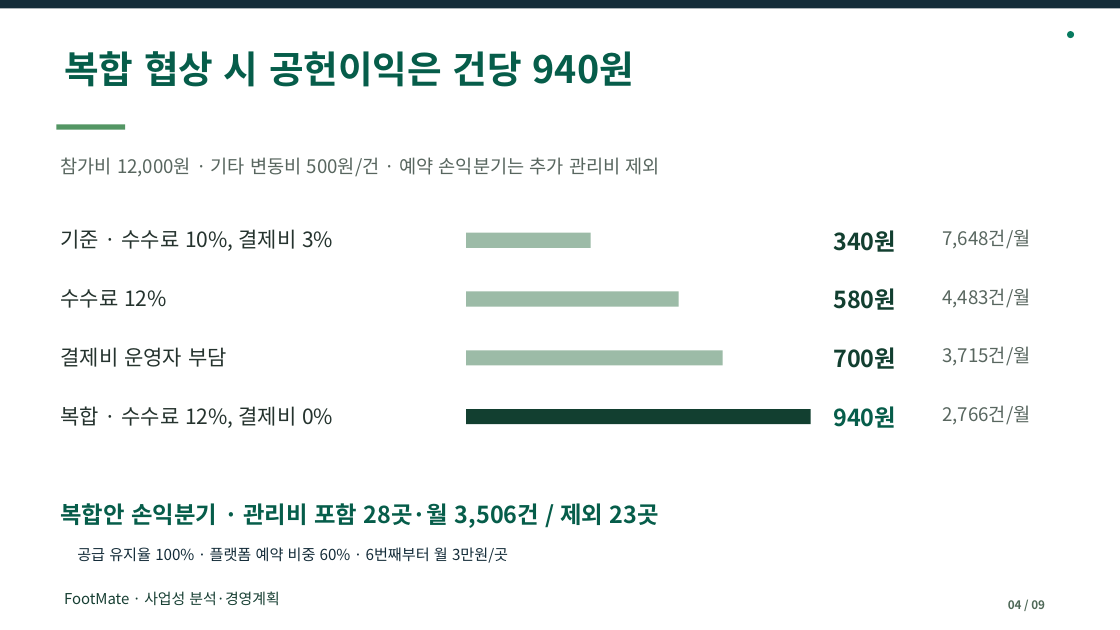
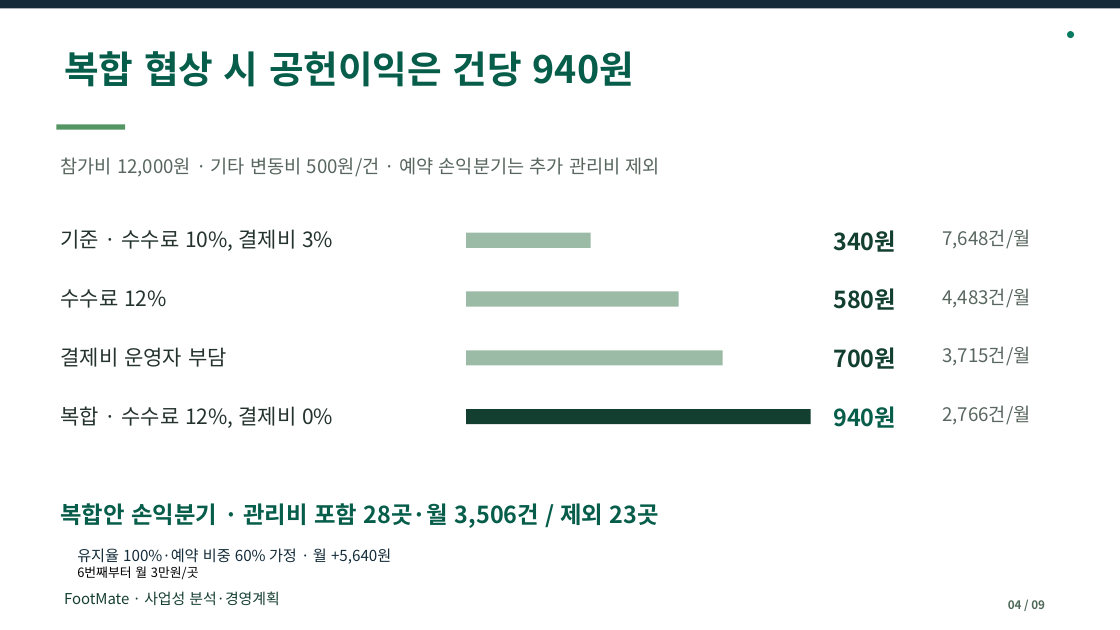
Before and after one commit to dohyunkimmm/footmate-case-study, a slide deck: slide 4 of src/case-study/downloads/footmate_report.pptx. Drawn at 1120x630 pixels with LibreOffice and Linux fonts; fonts in the diff are those of the drawing. Boxes give left, top, right and bottom in pixels: in the first picture for what was removed or moved away, otherwise in the second. Text is boxed around its words. In the diff, an @@ line names an element or a change of style, - is before the commit and + after.

```diff
--- a/src/case-study/downloads/footmate_report.pptx
+++ b/src/case-study/downloads/footmate_report.pptx
@@ text at box(77, 548, 391, 580): text changed @@
-공급 유지율 100% · 플랫폼 예약 비중 60% · 6번째부터 월 3만원/곳
+유지율 100%·예약 비중 60% 가정 · 월 +5,640원
+6번째부터 월 3만원/곳
```
Also in this commit, not shown: 1 other slide changed, 8 other files.
